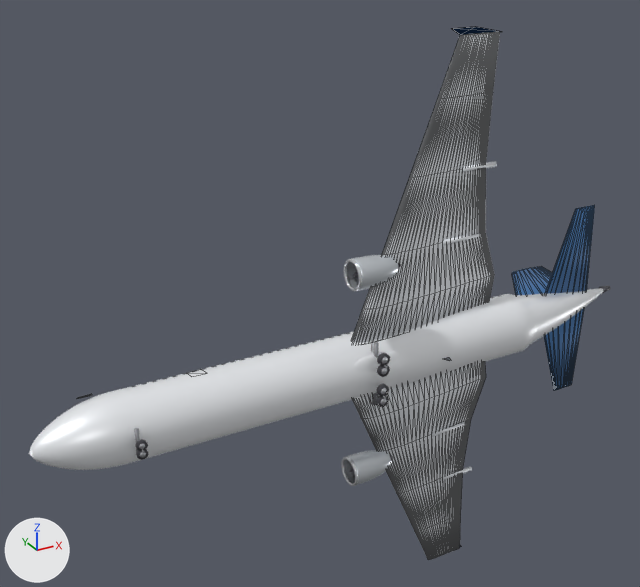
The glTF model public/models/b737-800.glb as it was, and as the next commit left it.
The view is the same before and after, from a camera (50 mm lens) standing at (-24.9, -38.8, 24.4) and looking at (-1.3, 4.1, 2.9). The lights are fixed; the arrows at lower left show +X, +Y and +Z. The older version comes first. Mesh edges are drawn as thin lines on the coarser meshes. Where no turn or scale is listed for an object, it has been applied to the vertices.

Names of what the first picture shows: 'Fin', 'Fuselage', 'HStab_L', 'HStab_R', 'Nacelle_-1_0', 'Nacelle_1_0', 'Wing_L', 'Wing_R' and 20 more.
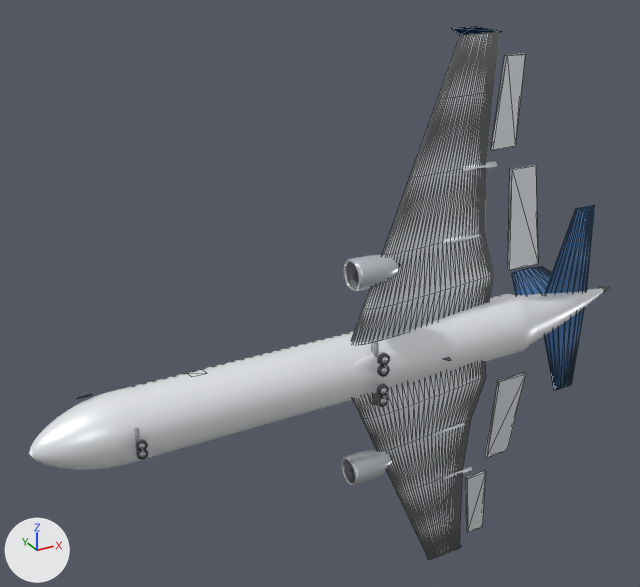
Diff of the bpy script that builds the scene:
```diff
--- a/public/models/b737-800.glb.py
+++ b/public/models/b737-800.glb.py
@@ me_aileron_r @@
+me_aileron_r.from_pydata([(-0.44, -0.15, -2.6), (0.44, 0.35, 2.6), (1.76, 0.35, 2.6), (1.2, -0.15, -2.6), (-0.44, -0.35, -2.6), (0.44, 0.15, 2.6), (1.76, 0.15, 2.6), (1.2, -0.35, -2.6)], [], [(0, 1, 2), (0, 2, 3), (7, 6, 5), (7, 5, 4), (0, 4, 5), (0, 5, 1), (1, 5, 6), (1, 6, 2), (2, 6, 7), (2, 7, 3), (3, 7, 4), (3, 4, 0)])
+me_aileron_r.materials.append(mat_hd_wing)  # white #eaedf2
@@ me_flap_r @@
+me_flap_r.from_pydata([(-0.01, -0.2, -3.09), (0.01, 0.4, 3.09), (1.81, 0.4, 3.09), (2.25, -0.2, -3.09), (-0.01, -0.4, -3.09), (0.01, 0.2, 3.09), (1.81, 0.2, 3.09), (2.25, -0.4, -3.09)], [], [(0, 1, 2), (0, 2, 3), (7, 6, 5), (7, 5, 4), (0, 4, 5), (0, 5, 1), (1, 5, 6), (1, 6, 2), (2, 6, 7), (2, 7, 3), (3, 7, 4), (3, 4, 0)])
+me_flap_r.materials.append(mat_hd_wing)  # white #eaedf2
@@ me_aileron_l @@
+me_aileron_l.from_pydata([(-0.44, -0.15, 2.6), (0.44, 0.35, -2.6), (1.76, 0.35, -2.6), (1.2, -0.15, 2.6), (-0.44, -0.35, 2.6), (0.44, 0.15, -2.6), (1.76, 0.15, -2.6), (1.2, -0.35, 2.6)], [], [(0, 3, 2), (0, 2, 1), (7, 4, 5), (7, 5, 6), (0, 1, 5), (0, 5, 4), (1, 2, 6), (1, 6, 5), (2, 3, 7), (2, 7, 6), (3, 0, 4), (3, 4, 7)])
+me_aileron_l.materials.append(mat_hd_wing)  # white #eaedf2
@@ me_flap_l @@
+me_flap_l.from_pydata([(-0.01, -0.2, 3.09), (0.01, 0.4, -3.09), (1.81, 0.4, -3.09), (2.25, -0.2, 3.09), (-0.01, -0.4, 3.09), (0.01, 0.2, -3.09), (1.81, 0.2, -3.09), (2.25, -0.4, 3.09)], [], [(0, 3, 2), (0, 2, 1), (7, 4, 5), (7, 5, 6), (0, 1, 5), (0, 5, 4), (1, 2, 6), (1, 6, 5), (2, 3, 7), (2, 7, 6), (3, 0, 4), (3, 4, 7)])
+me_flap_l.materials.append(mat_hd_wing)  # white #eaedf2
@@ ob_aileron_r @@
+ob_aileron_r = bpy.data.objects.new('Aileron_R', me_aileron_r)
+ob_aileron_r.location = (8.56, 0.78, 13.99)
@@ ob_flap_r @@
+ob_flap_r = bpy.data.objects.new('Flap_R', me_flap_r)
+ob_flap_r.location = (9.55, 0.1, 6.99)
@@ ob_aileron_l @@
+ob_aileron_l = bpy.data.objects.new('Aileron_L', me_aileron_l)
+ob_aileron_l.location = (8.56, 0.78, -13.99)
@@ ob_flap_l @@
+ob_flap_l = bpy.data.objects.new('Flap_L', me_flap_l)
+ob_flap_l.location = (9.55, 0.1, -6.99)
```

What differs and where, as boxes (x1, y1, x2, y2) in the pictures (640 x 587 px):
'Flap_R', added
    after: (508, 165, 538, 270)
'Aileron_R', added
    after: (491, 54, 525, 150)
'Flap_L', added
    after: (485, 372, 526, 458)
'Aileron_L', added
    after: (465, 471, 486, 532)
